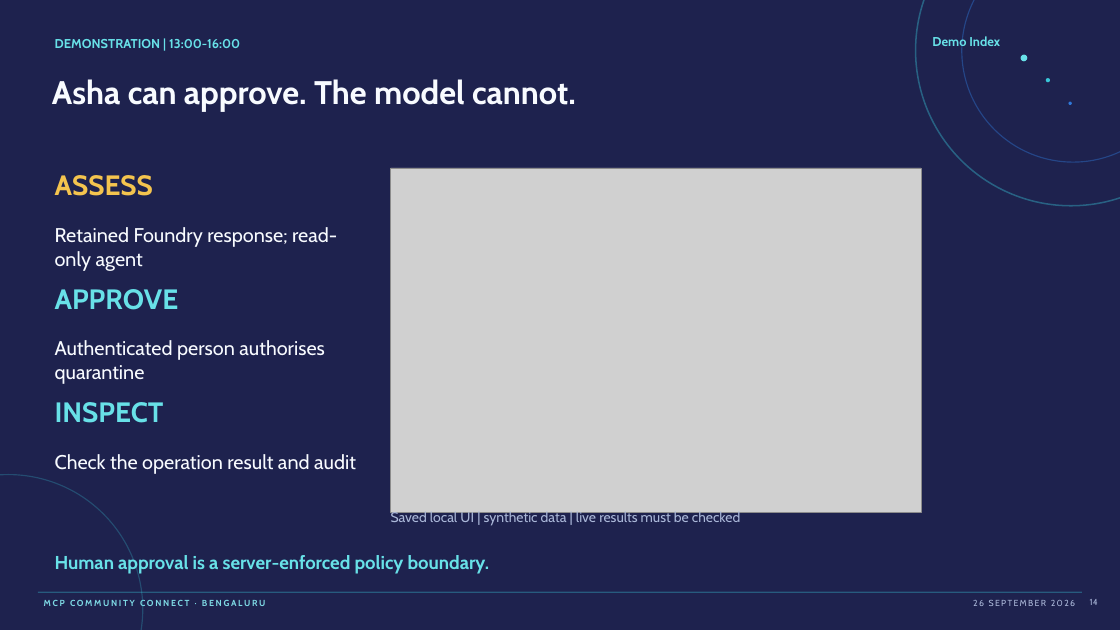
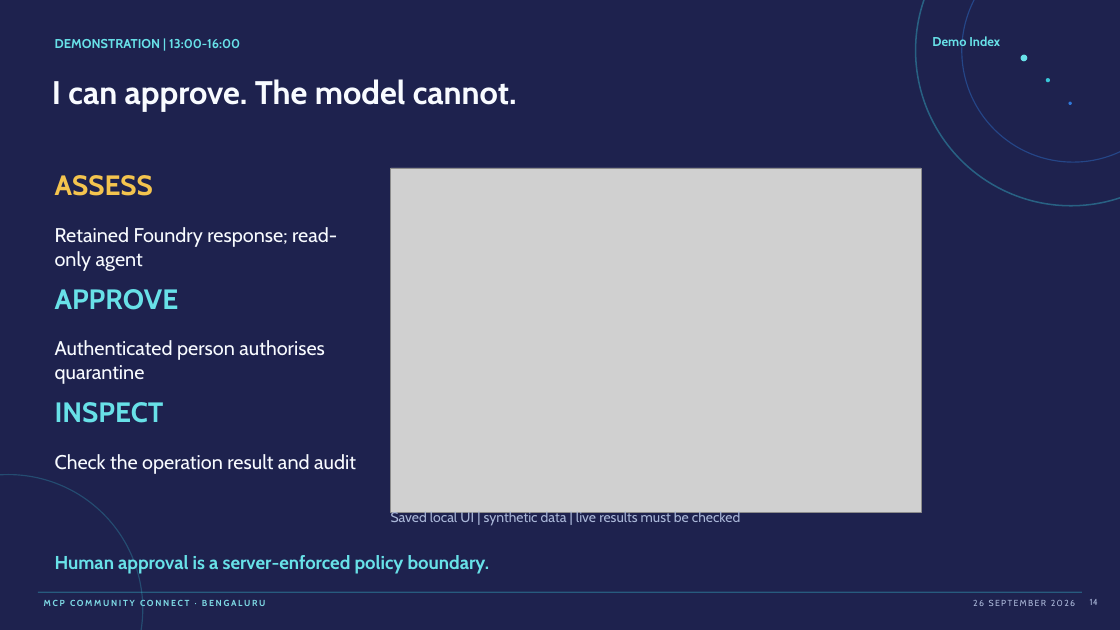
Before and after one commit to leestott/mcp-connect, a slide deck: slide 14 of caldova-recall-control/presentation/MCP_Community_Connect_Bengaluru_Final_Branded.pptx. Drawn at 1120x630 pixels with LibreOffice and Linux fonts; fonts in the diff are those of the drawing; grey boxes stand for pictures. Boxes give left, top, right and bottom in pixels: in the first picture for what was removed or moved away, otherwise in the second. Text is boxed around its words. In the diff, an @@ line names an element or a change of style, - is before the commit and + after.

```diff
--- a/caldova-recall-control/presentation/MCP_Community_Connect_Bengaluru_Final_Branded.pptx
+++ b/caldova-recall-control/presentation/MCP_Community_Connect_Bengaluru_Final_Branded.pptx
@@ text at (52, 79, 517, 112): text changed @@
-Asha can approve. The model cannot.
+I can approve. The model cannot.
```
Also in this commit, not shown: 8 other slides changed.
